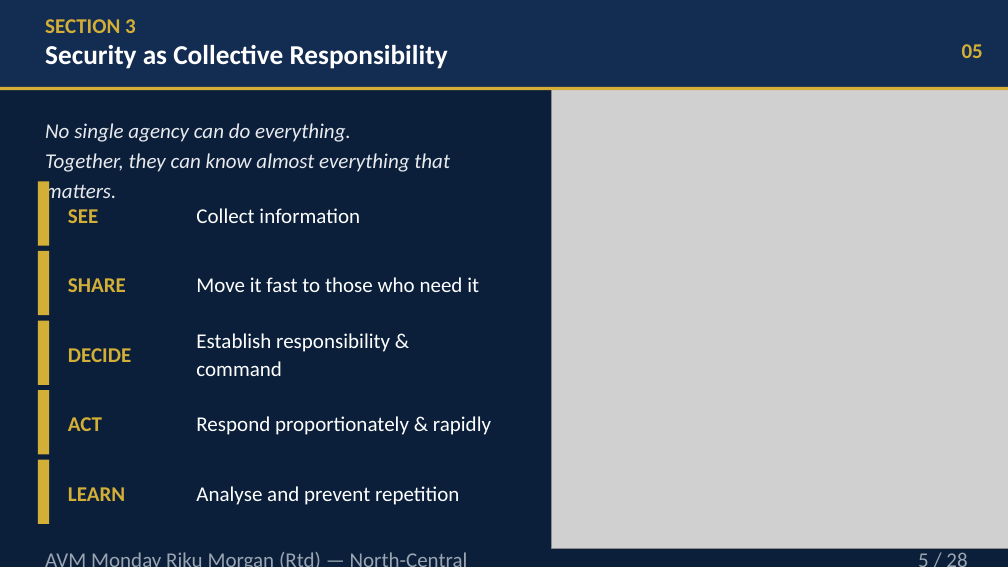
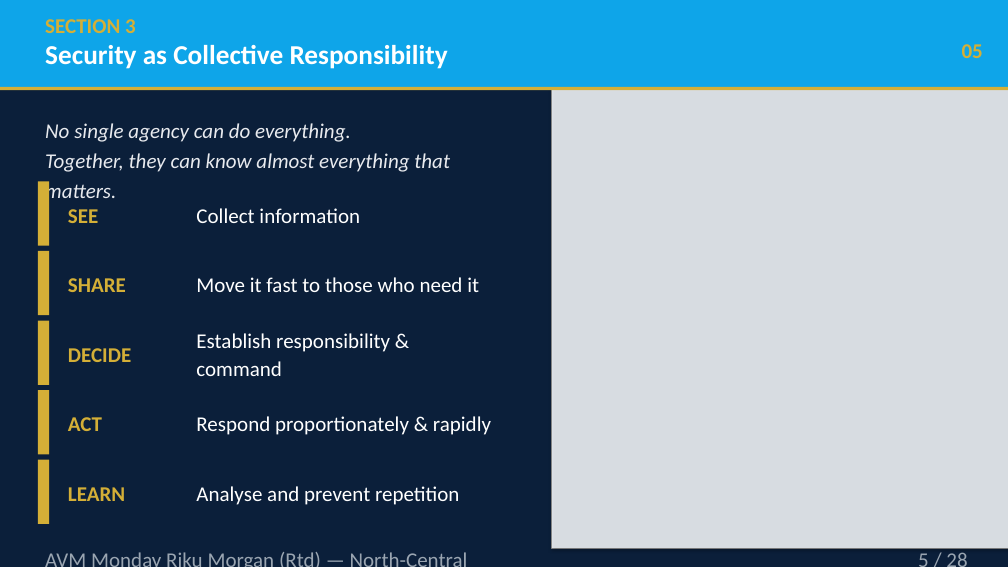
Before and after one commit to TOMDEGGS/BETONIQ-WEST-, a slide deck: slide 5 of avm_morgan_docs/AVM_MORGAN_SECURITY_KEYNOTE_30MIN_v3_WITH_REFERENCES.pptx. Drawn at 1008x567 pixels with LibreOffice and Linux fonts; fonts in the diff are those of the drawing; grey boxes stand for pictures; background and template pictures are left out. Boxes give left, top, right and bottom in pixels: in the first picture for what was removed or moved away, otherwise in the second. Text is boxed around its words. In the diff, an @@ line names an element or a change of style, - is before the commit and + after.

Commit message:
Brighten original 28-slide deck for AVM Morgan's actual presentation: bright sky-blue panels + white text, military-tech radar background, and lightening overlays on 4 slides that had genuinely dark tactical photos (cover, slide 5, slide 9, closing) - full brightness QA pass, zero corruption

```diff
--- a/avm_morgan_docs/AVM_MORGAN_SECURITY_KEYNOTE_30MIN_v3_WITH_REFERENCES.pptx
+++ b/avm_morgan_docs/AVM_MORGAN_SECURITY_KEYNOTE_30MIN_v3_WITH_REFERENCES.pptx
@@ rectangle at box(0, 0, 1008, 87): fill #132C52 to #0EA5E9 @@
@@ rectangle added at box(552, 87, 1008, 548), fill #F0F7FF at 70% opacity @@
```
Also in this commit, not shown: 27 other slides changed.
